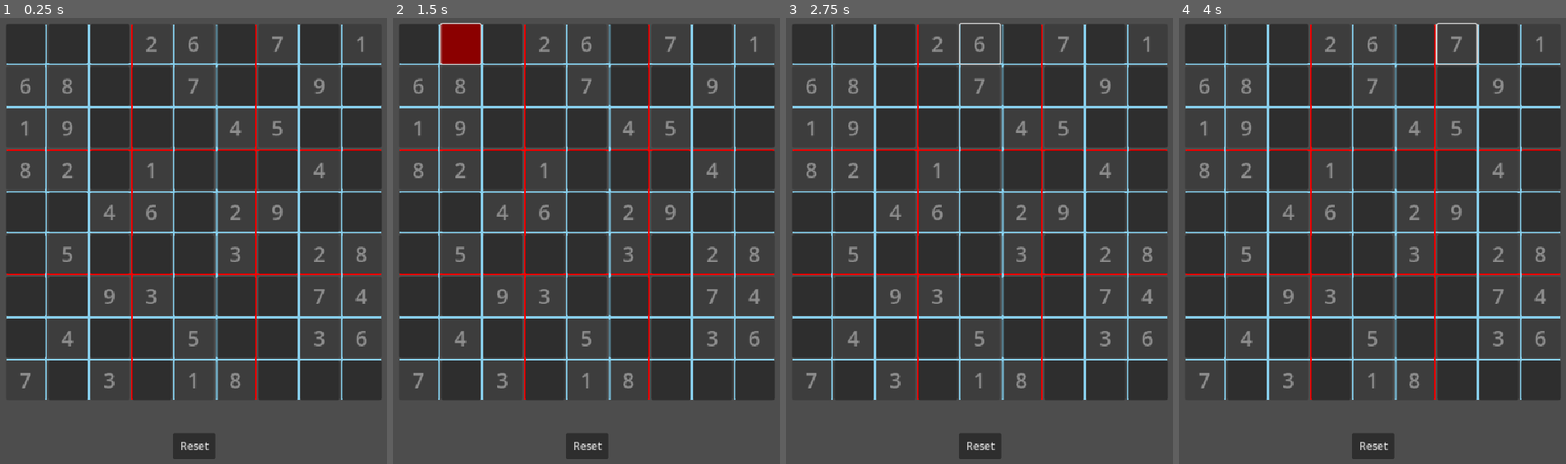
Above: before the commit, frames 1-4 (left to right).
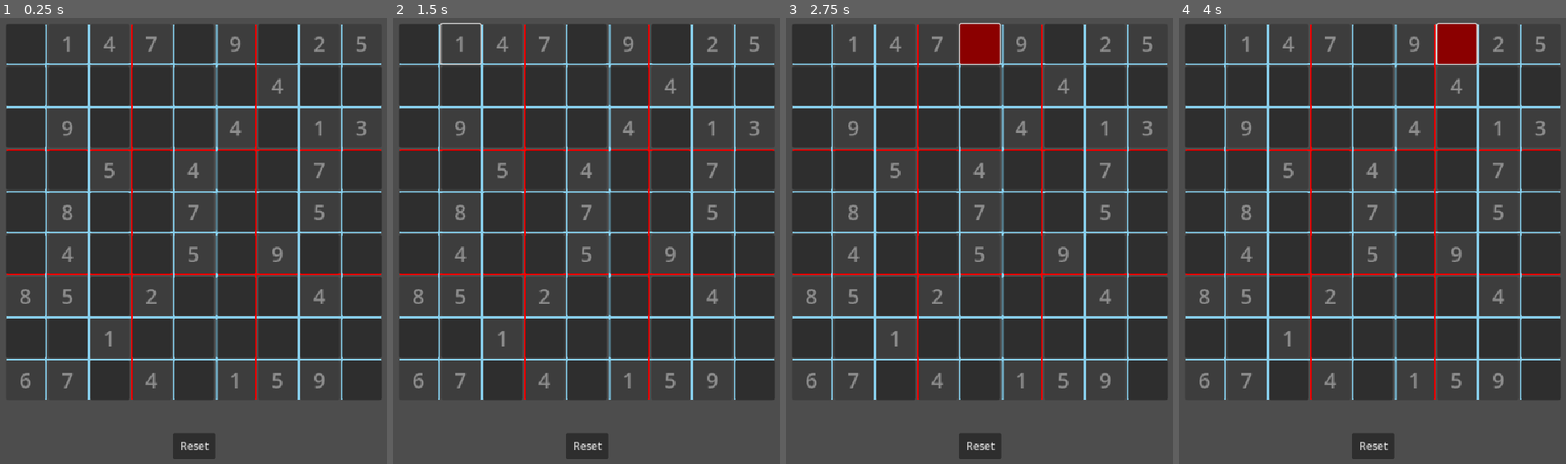
Above: after the commit, the same moments.

Repository: Ercan-Ozturk/sudokuapp
Game: Godot game, scene res://sudoku.tscn
Two runs of this game, one before a commit and one after it. Both use one fixed random seed, a clock stepped at 60 frames per second and the inputs below.
Inputs (mouse positions are in pixels of both pictures, inside the frame that each line leads up to):
- Up to frame 1 (0.25 s): no input
- Up to frame 2 (1.5 s): click (420, 44) at 0.52 s; click (458, 44) at 1.27 s
- Up to frame 3 (2.75 s): click (979, 44) at 2.02 s
- Up to frame 4 (4 s): click (1287, 44) at 2.77 s; click (1457, 44) at 3.52 s

The runs differ from the first frame. In frame 1, 4.2% of the frame differs, in the area x 1-99%, y 1-86%; in frame 2, 5.1%; in frame 3, 5.1%; in frame 4, 5.1%.

Commit message:
New unsolved sudokus are added. TODO: Check for bugs in new sudokus

Diff:
--- a/sudoku_lists.gd
+++ b/sudoku_lists.gd
@@ -26,4 +26,300 @@
 		[0, 4, 0, 0, 5, 0, 0, 3, 6],
 		[7, 0, 3, 0, 1, 8, 0, 0, 0]
 	],
+	[			[0,9,0,8,6,5,2,0,0],
+			[0,0,5,0,1,2,0,6,8],
+			[0,0,0,0,0,0,0,4,0],
+			[0,0,0,0,0,8,0,5,6],
+			[0,0,8,0,0,0,4,0,0],
+			[4,5,0,9,0,0,0,0,0],
+			[0,8,0,0,0,0,0,0,0],
+			[2,4,0,1,7,0,5,0,0],
+			[0,0,7,2,8,3,0,9,0]
+		],
+		[
+			[0,0,0,0,0,4,6,7,8],
+			[0,0,0,9,0,0,0,0,4],
+			[0,0,7,0,0,6,1,9,0],
+			[0,9,8,7,6,0,0,0,2],
+			[0,0,0,0,0,0,0,0,0],
+			[6,0,0,0,3,2,9,1,0],
+			[0,8,2,6,0,0,7,0,0],
+			[7,0,0,0,0,3,0,0,0],
+			[9,5,6,4,0,0,0,0,0]
+		],
+		[
+			[0,0,7,0,0,1,0,0,5],
+			[0,0,5,4,0,0,3,7,1],
+			[0,0,0,0,0,0,4,8,0],
+			[0,0,0,7,9,0,8,0,2],
+			[0,9,0,0,0,0,0,3,0],
+			[2,0,3,0,8,5,0,0,0],
+			[0,8,4,0,0,0,0,0,0],
+			[7,5,2,0,0,4,6,0,0],
+			[1,0,0,2,0,0,7,0,0]
+		],
+		[
+			[0,9,5,0,0,0,0,0,0],
+			[0,6,0,0,9,0,0,0,0],
+			[1,8,0,7,2,3,5,0,0],
+			[0,0,0,3,0,0,0,1,7],
+			[0,1,3,0,0,0,8,4,0],
+			[6,7,0,0,0,1,0,0,0],
+			[0,0,6,9,5,8,0,7,1],
+			[0,0,0,0,1,0,0,6,0],
+			[0,0,0,0,0,0,9,5,0]
+		],
+		[
+			[0,0,7,6,3,0,5,4,0],
+			[0,0,0,0,2,1,8,0,9],
+			[0,0,0,0,0,0,3,0,0],
+			[0,2,5,0,0,4,6,0,7],
+			[0,0,0,0,0,0,0,0,0],
+			[8,0,4,5,0,0,9,1,0],
+			[0,0,8,0,0,0,0,0,0],
+			[1,0,3,7,4,0,0,0,0],
+			[0,5,2,0,1,3,7,0,0]
+		],
+		[
+			[0,0,3,0,9,0,0,0,0],
+			[0,8,0,4,5,0,0,0,0],
+			[9,6,0,1,0,0,0,4,8],
+			[6,0,0,2,7,0,0,0,0],
+			[8,2,0,0,4,0,0,3,6],
+			[0,0,0,0,6,1,0,0,5],
+			[7,9,0,0,0,4,0,1,2],
+			[0,0,0,0,1,5,0,9,0],
+			[0,0,0,0,2,0,8,0,0]
+		],
+		[
+			[0,0,0,0,0,7,0,0,5],
+			[0,0,0,0,0,1,7,0,0],
+			[0,6,9,5,8,2,0,0,0],
+			[0,0,3,7,0,6,0,5,0],
+			[6,2,0,0,5,0,0,9,7],
+			[0,5,0,1,0,9,8,0,0],
+			[0,0,0,8,6,3,5,1,0],
+			[0,0,2,9,0,0,0,0,0],
+			[1,0,0,2,0,0,0,0,0]
+		],
+		[
+			[0,0,0,0,5,0,6,0,9],
+			[0,2,0,0,8,0,0,5,0],
+			[0,0,6,7,0,0,0,0,0],
+			[7,0,5,8,0,2,3,4,0],
+			[0,0,2,0,0,0,9,0,0],
+			[0,9,3,5,0,7,8,0,2],
+			[0,0,0,0,0,8,1,0,0],
+			[0,7,0,0,4,0,0,8,0],
+			[3,0,8,0,7,0,0,0,0]
+		],
+		[
+			[0,1,4,7,0,9,0,2,5],
+			[0,0,0,0,0,0,4,0,0],
+			[0,9,0,0,0,4,0,1,3],
+			[0,0,5,0,4,0,0,7,0],
+			[0,8,0,0,7,0,0,5,0],
+			[0,4,0,0,5,0,9,0,0],
+			[8,5,0,2,0,0,0,4,0],
+			[0,0,1,0,0,0,0,0,0],
+			[6,7,0,4,0,1,5,9,0]
+		],
+		[
+			[7,0,8,0,0,5,6,0,3],
+			[0,0,0,0,0,9,0,0,0],
+			[6,0,1,7,4,0,0,0,8],
+			[1,2,0,0,8,0,0,0,0],
+			[0,0,6,0,0,0,8,0,0],
+			[0,0,0,0,5,0,0,6,1],
+			[3,0,0,0,9,8,1,0,4],
+			[0,0,0,5,0,0,0,0,0],
+			[9,0,7,3,0,0,5,0,2]
+		],
+		[
+			[6,0,0,0,0,4,5,9,1],
+			[5,0,0,1,6,0,0,7,0],
+			[0,4,0,9,0,0,6,0,0],
+			[0,0,0,5,0,0,8,0,0],
+			[0,6,0,0,3,0,0,4,0],
+			[0,0,5,0,0,2,0,0,0],
+			[0,0,4,0,0,1,0,5,0],
+			[0,1,0,0,9,5,0,0,3],
+			[3,5,9,6,0,0,0,0,2]
+		],
+		[
+			[5,8,0,0,3,7,0,0,1],
+			[0,6,0,0,0,0,0,4,0],
+			[0,9,4,0,0,0,8,5,0],
+			[0,0,5,0,6,4,0,1,0],
+			[0,0,0,0,0,0,0,0,0],
+			[0,1,0,7,8,0,5,0,0],
+			[0,4,6,0,0,0,2,8,0],
+			[0,5,0,0,0,0,0,3,0],
+			[8,0,0,5,4,0,0,9,6]
+		],
+		[
+			[5,7,9,0,0,3,1,4,2],
+			[0,0,0,0,0,2,8,0,0],
+			[0,0,0,5,1,0,0,0,0],
+			[0,9,5,0,0,0,0,0,3],
+			[4,0,0,0,0,0,0,0,8],
+			[8,0,0,0,0,0,4,9,0],
+			[0,0,0,0,2,9,0,0,0],
+			[0,0,8,3,0,0,0,0,0],
+			[9,2,1,8,0,0,7,3,5]
+		],
+		[
+			[5,0,0,9,0,0,0,6,2],
+			[0,9,1,0,2,6,7,0,0],
+			[0,0,0,1,0,0,0,0,0],
+			[0,0,0,0,0,8,0,2,0],
+			[1,0,6,2,0,4,9,0,7],
+			[0,5,0,3,0,0,0,0,0],
+			[0,0,0,0,0,2,0,0,0],
+			[0,0,2,4,3,0,6,7,0],
+			[4,6,0,0,0,9,0,0,8]
+		],
+		[
+			[6,0,0,5,0,0,0,0,0],
+			[0,1,0,0,0,0,0,0,5],
+			[0,7,2,0,0,9,3,0,0],
+			[7,8,0,4,0,3,0,0,0],
+			[2,0,3,7,0,1,4,0,8],
+			[0,0,0,6,0,8,0,3,7],
+			[0,0,4,1,0,0,7,9,0],
+			[1,0,0,0,0,0,0,5,0],
+			[0,0,0,0,0,6,0,0,2]
+		],
+		[
+			[5,0,0,9,4,2,3,0,0],
+			[0,0,3,6,0,0,0,0,2],
+			[0,0,4,7,0,8,0,0,0],
+			[0,4,1,0,0,0,0,7,0],
+			[3,0,0,0,0,0,0,0,6],
+			[0,5,0,0,0,0,4,2,0],
+			[0,0,0,1,0,3,7,0,0],
+			[8,0,0,0,0,6,2,0,0],
+			[0,0,2,4,8,7,0,0,9]
+		],
+		[
+			[7,8,4,5,0,2,0,0,0],
+			[0,0,0,0,4,0,0,0,0],
+			[5,3,2,0,0,0,0,0,0],
+			[8,0,0,1,0,0,0,5,0],
+			[2,0,7,6,0,3,1,0,4],
+			[0,5,0,0,0,8,0,0,7],
+			[0,0,0,0,0,0,6,3,8],
+			[0,0,0,0,3,0,0,0,0],
+			[0,0,0,8,0,5,7,4,1]
+		],
+		[
+			[0,3,0,5,8,0,0,9,0],
+			[4,8,0,9,0,0,7,0,0],
+			[0,0,0,0,0,4,0,0,8],
+			[0,0,3,0,0,0,5,0,7],
+			[0,0,8,1,5,7,3,0,0],
+			[7,0,5,0,0,0,6,0,0],
+			[2,0,0,8,0,0,0,0,0],
+			[0,0,4,0,0,5,0,6,2],
+			[0,5,0,0,4,1,0,7,0]
+		],
+		[
+			[9,0,5,6,3,0,0,0,8],
+			[0,4,0,8,9,0,0,0,0],
+			[0,6,0,0,0,1,3,0,0],
+			[4,1,0,0,0,0,0,0,0],
+			[6,0,3,0,0,0,2,0,5],
+			[0,0,0,0,0,0,0,8,1],
+			[0,0,4,1,0,0,0,9,0],
+			[0,0,0,0,4,9,0,2,0],
+			[8,0,0,0,2,6,1,0,4]
+		],
+		[
+			[2,0,4,0,7,9,5,0,0],
+			[0,0,0,0,5,0,0,0,6],
+			[0,6,0,0,2,3,1,0,0],
+			[0,0,3,0,0,0,0,4,0],
+			[6,0,5,0,0,0,9,0,1],
+			[0,2,0,0,0,0,3,0,0],
+			[0,0,6,5,9,0,0,1,0],
+			[1,0,0,0,4,0,0,0,0],
+			[0,0,8,3,1,0,2,0,7]
+		],
+		[
+			[0,0,0,0,0,5,0,0,0],
+			[3,8,9,7,0,0,0,0,2],
+			[0,5,7,0,0,3,0,0,6],
+			[8,0,2,0,0,4,5,0,0],
+			[0,3,0,0,0,0,0,2,0],
+			[0,0,5,9,0,0,6,0,3],
+			[5,0,0,6,0,0,2,1,0],
+			[6,0,0,0,0,7,9,4,5],
+			[0,0,0,1,0,0,0,0,0]
+		],
+		[
+			[5,0,0,1,0,0,6,0,0],
+			[3,7,0,0,0,9,0,0,4],
+			[9,1,0,0,0,4,0,5,0],
+			[0,0,7,9,0,0,0,0,0],
+			[0,0,9,7,0,6,8,0,0],
+			[0,0,0,0,0,2,4,0,0],
+			[0,2,0,8,0,0,0,4,5],
+			[6,0,0,2,0,0,0,1,8],
+			[0,0,1,0,0,5,0,0,2]
+		],
+		[
+			[4,0,6,0,2,0,0,0,9],
+			[0,5,2,1,0,0,0,0,0],
+			[0,0,9,0,0,4,8,0,0],
+			[0,4,0,9,8,7,0,0,0],
+			[9,0,0,0,0,0,0,0,4],
+			[0,0,0,5,4,2,0,6,0],
+			[0,0,8,4,0,0,6,0,0],
+			[0,0,0,0,0,9,1,2,0],
+			[3,0,0,0,7,0,4,0,8]
+		],
+		[
+			[8,0,5,4,2,1,0,0,0],
+			[0,7,0,0,9,0,0,0,0],
+			[0,9,0,0,3,0,0,0,5],
+			[0,4,6,2,0,0,0,0,0],
+			[0,5,9,0,0,0,2,6,0],
+			[0,0,0,0,0,9,3,5,0],
+			[5,0,0,0,8,0,0,7,0],
+			[0,0,0,0,4,0,0,3,0],
+			[0,0,0,9,1,5,4,0,6]
+		],
+		[
+			[0,1,0,0,7,8,2,6,0],
+			[0,0,6,0,0,0,0,3,5],
+			[0,0,0,0,0,6,8,0,1],
+			[6,0,0,0,0,5,0,0,0],
+			[0,0,4,2,0,3,1,0,0],
+			[0,0,0,7,0,0,0,0,2],
+			[4,0,5,6,0,0,0,0,0],
+			[3,6,0,0,0,0,9,0,0],
+			[0,8,9,1,3,0,0,4,0]
+		],
+		[
+			[0,0,9,2,0,0,6,0,0],
+			[5,1,8,0,0,4,0,0,0],
+			[0,0,0,0,3,0,0,0,5],
+			[0,2,7,0,0,5,0,0,8],
+			[0,8,5,0,1,0,9,4,0],
+			[1,0,0,6,0,0,5,2,0],
+			[4,0,0,0,9,0,0,0,0],
+			[0,0,0,5,0,0,4,3,9],
+			[0,0,3,0,0,6,7,0,0]
+		],
+		[
+			[0,0,8,0,0,0,5,0,0],
+			[6,0,0,7,0,5,0,0,3],
+			[0,9,0,8,3,2,0,0,0],
+			[0,0,4,0,1,0,0,0,0],
+			[3,8,0,4,0,7,0,5,1],
+			[0,0,0,0,8,0,2,0,0],
+			[0,0,0,1,5,9,0,7,0],
+			[8,0,0,3,0,4,0,0,5],
+			[0,0,9,0,0,0,1,0,0]
+		]
 ]
